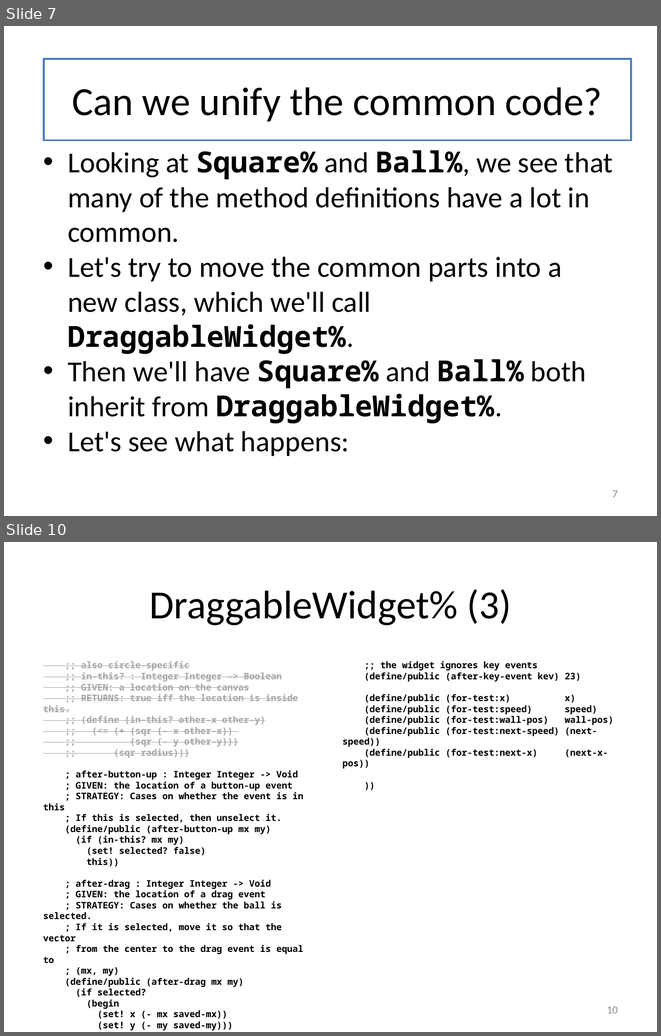
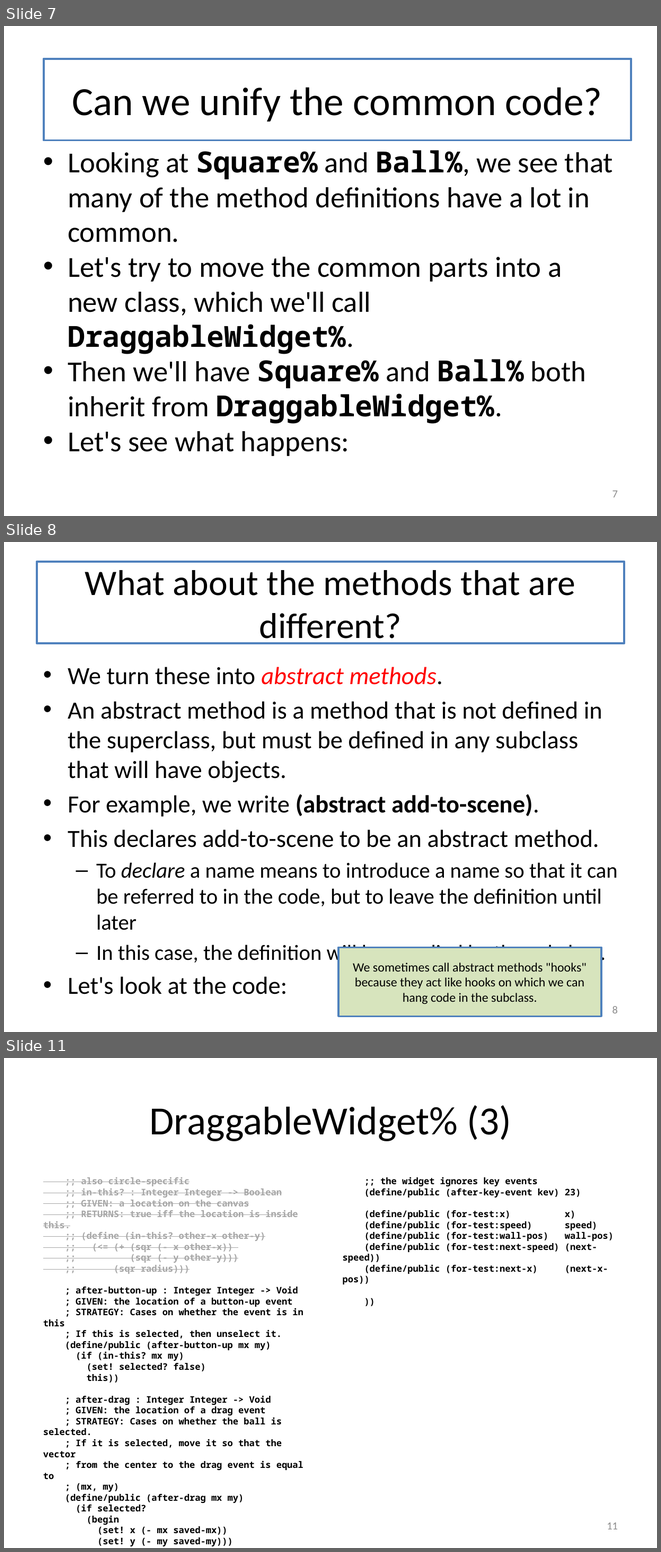
Before and after one commit to mwand/cs5010f16, a slide deck: Slides/Lesson 11.2 Using Inheritance to Share Implementations.pptx. Shown one above the other, each under a label of ours: slides 7 and 10 before the commit, slides 7, 8 and 11 after it; the slides between them are not shown. The pictures are 661x1036 and 661x1552 pixels, drawn with LibreOffice and Linux fonts; fonts in the diff are those of the drawing. Boxes give left, top, right and bottom in pixels: in the first picture for what was removed or moved away, otherwise in the second. Text is boxed around its words. In the diff, an @@ line names an element or a change of style, - is before the commit and + after.

```diff
--- a/Slides/Lesson 11.2 Using Inheritance to Share Implementations.pptx
+++ b/Slides/Lesson 11.2 Using Inheritance to Share Implementations.pptx
@@ slide 8 added at bbox=[4, 542, 657, 1032], background #FFFFFF @@
@@ title added at bbox=[37, 562, 624, 643], fill #FFFFFF, outline #4F81BD 2.25 pt, 39.6 pt, text #000000 @@
+What about the methods that are different?
@@ text added at bbox=[68, 667, 618, 965], 27.2 pt, text #000000 @@
+• We turn these into abstract methods.
+• An abstract method is a method that is not defined in the superclass, but must be defined in any subclass that will have objects.
+• For example, we write (abstract add-to-scene).
+• This declares add-to-scene to be an abstract method.
+  – To declare a name means to introduce a name so that it can be referred to in the code, but to leave the definition until later
+  – In this case, the definition will be supplied by the subclass.
+• Let's look at the code:
@@ rectangle added at bbox=[338, 947, 601, 1016], fill #D7E4BD, outline #4F81BD 2 pt, 14 pt, text #000000 @@
+We sometimes call abstract methods "hooks" because they act like hooks on which we can hang code in the subclass.
@@ page number added at bbox=[612, 1006, 618, 1013], 12 pt, text #8C8C8C @@
+8
@@ what was slide 10 is now slide 11 @@
@@ page number at bbox=[607, 1522, 618, 1529]: text changed @@
-10
+11
```
Also in this commit, not shown: 9 slides changed, 4 other files.
